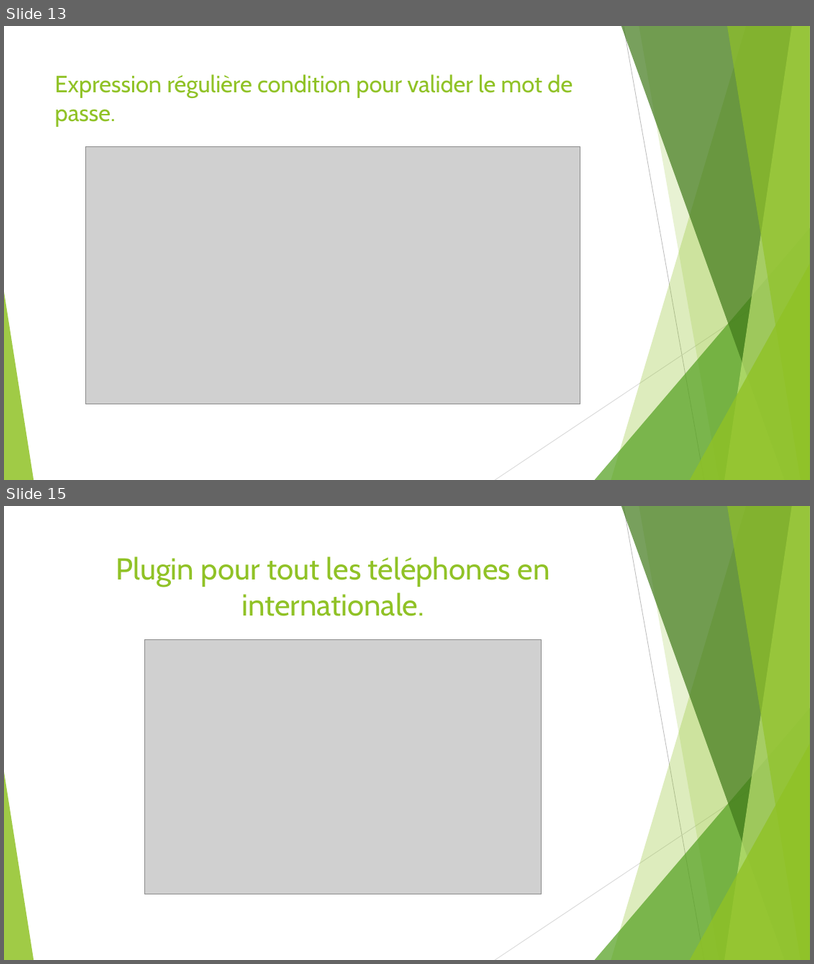
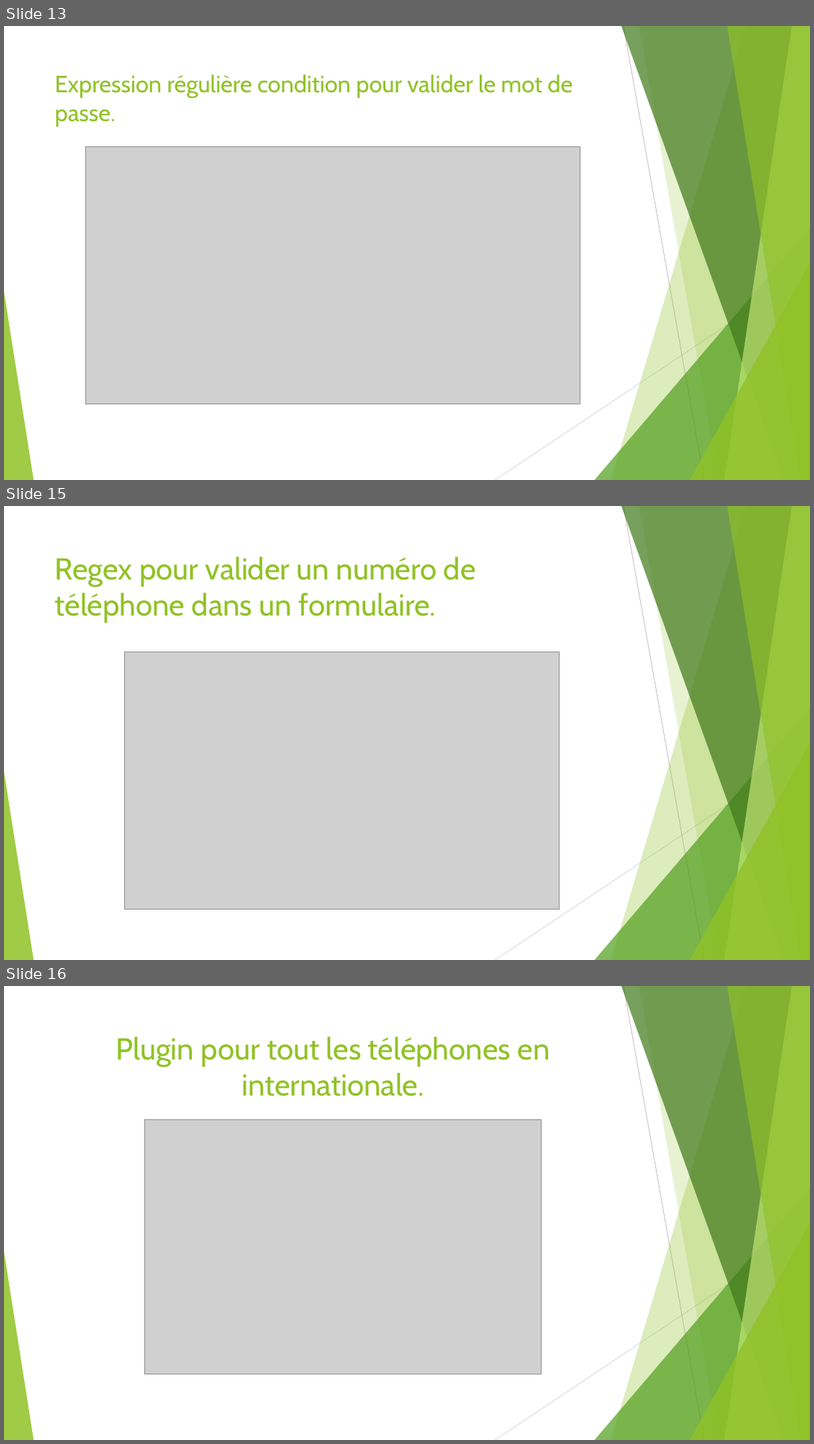
Before and after one commit to Kevin200122/DWWM, a slide deck: DossierProjetStage/DossierProjetBonus.odp. Shown one above the other, each under a label of ours: slides 13 and 15 before the commit, slides 13, 15 and 16 after it; the slides between them are not shown. The pictures are 814x964 and 814x1444 pixels, drawn with LibreOffice and Linux fonts; fonts in the diff are those of the drawing; grey boxes stand for pictures. Boxes give left, top, right and bottom in pixels: in the first picture for what was removed or moved away, otherwise in the second. Text is boxed around its words. In the diff, an @@ line names an element or a change of style, - is before the commit and + after.

```diff
--- a/DossierProjetStage/DossierProjetBonus.odp
+++ b/DossierProjetStage/DossierProjetBonus.odp
@@ slide 15 added at [4,506,810,960], background #FFFFFF; not listed: 10 template elements that a slide beside it also shows @@
@@ title added at [55,556,476,623], 36 pt, text #90C226 @@
+Regex pour valider un numéro de téléphone dans un formulaire.
@@ picture added at [125,651,560,908] @@
@@ what was slide 15 is now slide 16 @@
```
Also in this commit, not shown: 4 slides changed, 5 other slides added, 3 slides removed, 6 other files.
